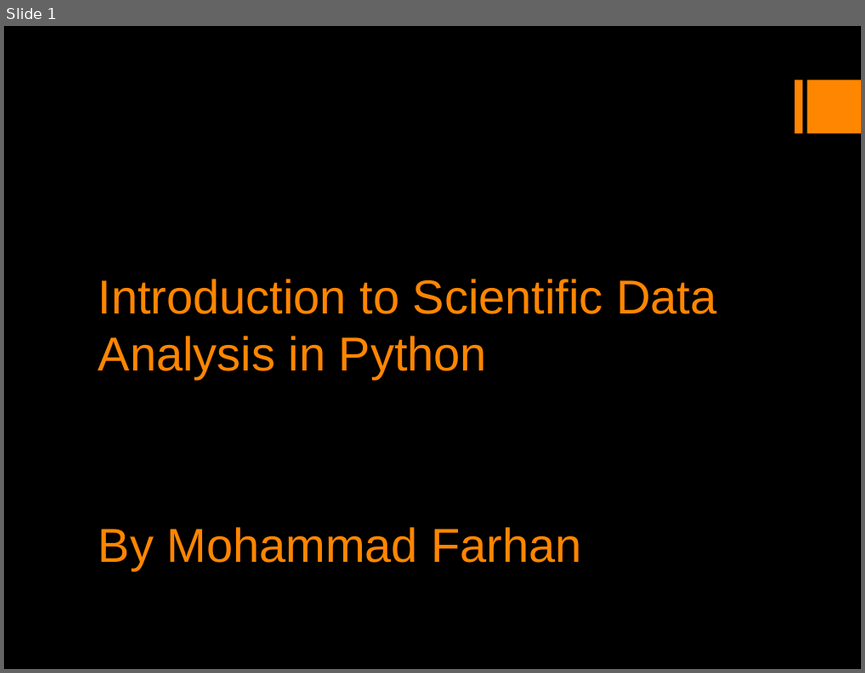
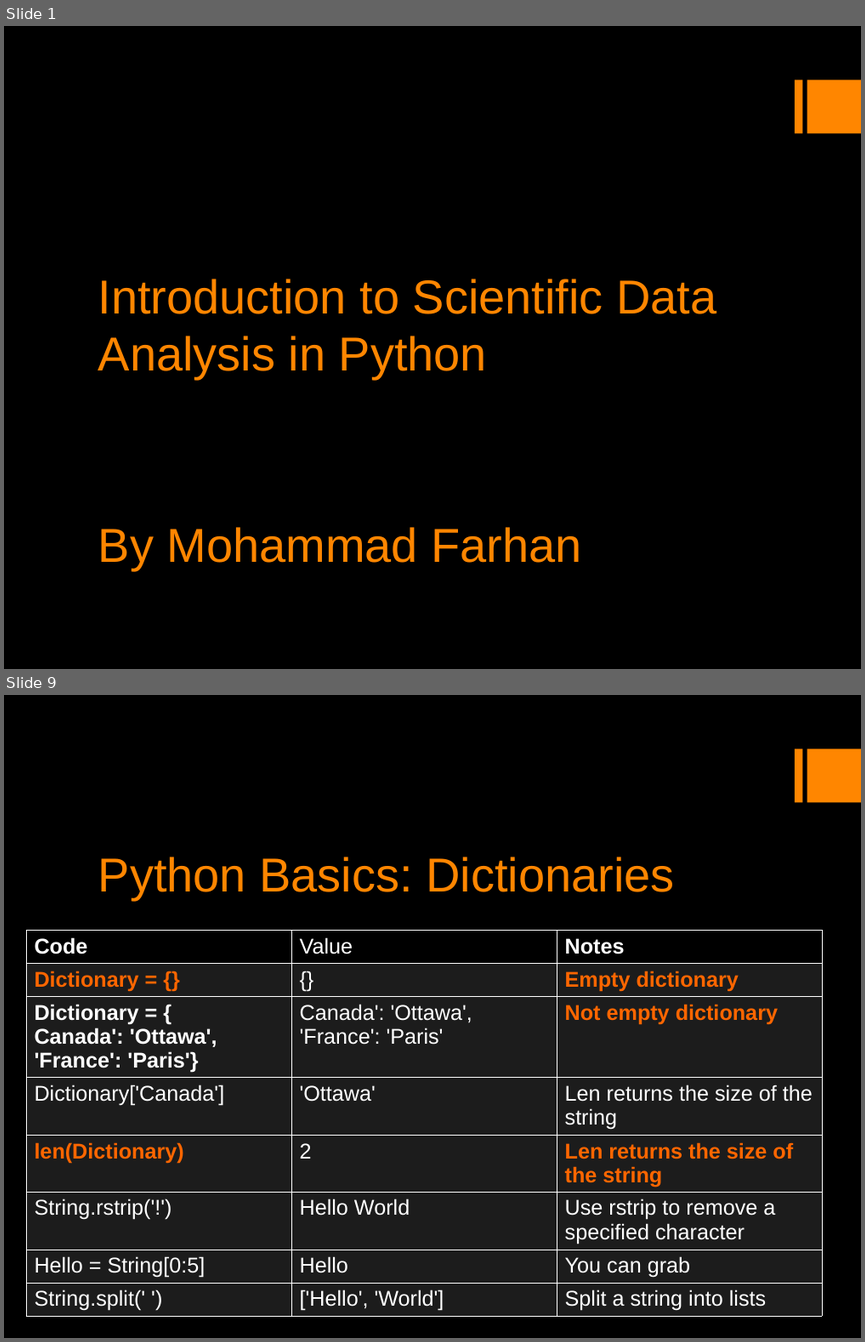
Before and after one commit to mfarhan12/intro_to_scientific_computing, a slide deck: Introduction to Scientific Computing in Python.odp. Shown one above the other, each under a label of ours: slide 1 before the commit, slides 1 and 9 after it; the slides between them are not shown. The pictures are 865x673 and 865x1342 pixels, drawn with LibreOffice and Linux fonts; fonts in the diff are those of the drawing. Boxes give left, top, right and bottom in pixels: in the first picture for what was removed or moved away, otherwise in the second. Text is boxed around its words. In the diff, an @@ line names an element or a change of style, - is before the commit and + after.

Commit message:
added python basics slides

```diff
--- a/Introduction to Scientific Computing in Python.odp
+++ b/Introduction to Scientific Computing in Python.odp
@@ slide 9 added at <box>4,695,861,1338</box>, background #000000; not listed: 2 template elements that a slide beside it also shows @@
@@ title added at <box>98,857,674,900</box>, 40 pt, text #FF8600 @@
+Python Basics: Dictionaries
@@ table added at <box>25,930,822,1315</box>, 8 rows, 3 columns @@
+Code | Value | Notes
+Dictionary = {} | {} | Empty dictionary
+Dictionary = { / Canada': 'Ottawa', / 'France': 'Paris'} | Canada': 'Ottawa', / 'France': 'Paris' | Not empty dictionary
+Dictionary['Canada'] | 'Ottawa' | Len returns the size of the string
+len(Dictionary) | 2 | Len returns the size of the string
+String.rstrip('!') | Hello World | Use rstrip to remove a specified character
+Hello = String[0:5] | Hello | You can grab
+String.split(' ') | ['Hello', 'World'] | Split a string into lists
```
Also in this commit, not shown: 5 slides changed, 6 other slides added, 1 slide removed, 7 other files.
